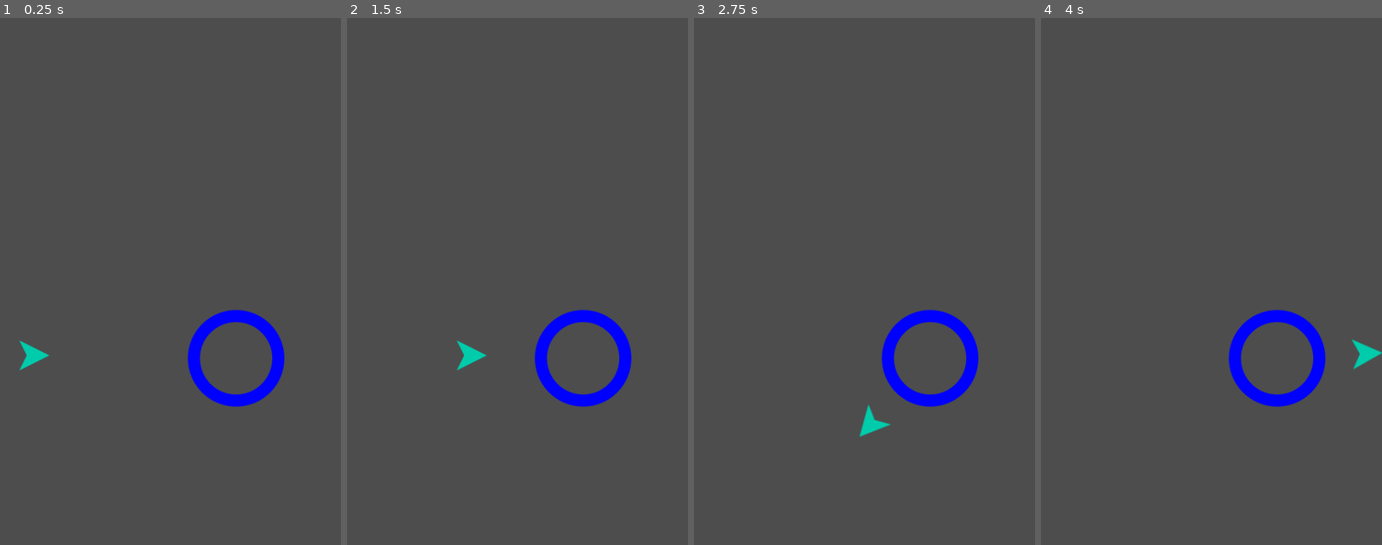
Above: before the commit, frames 1-4 (left to right).
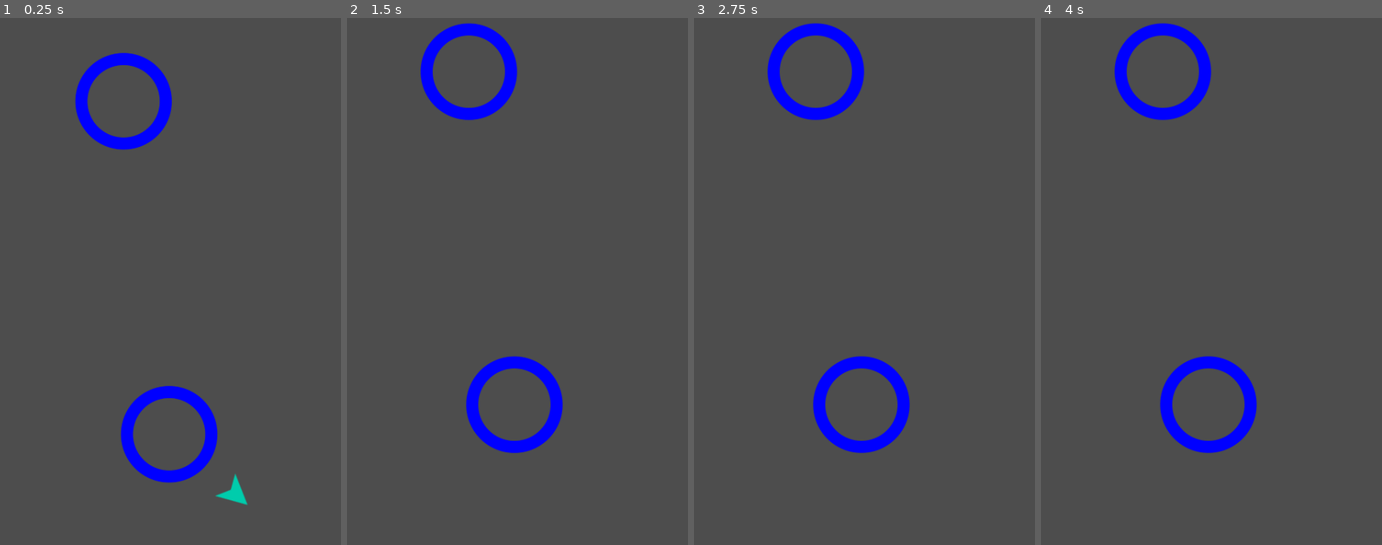
Above: after the commit, the same moments.

Repository: jrenato/circle_jump
Game: Godot game, scene res://Level/level.tscn
Two runs of this game, one before a commit and one after it. Both use one fixed random seed, a clock stepped at 60 frames per second and the inputs below.
Inputs (mouse positions are in pixels of both pictures, inside the frame that each line leads up to):
- Up to frame 1 (0.25 s): no input
- Up to frame 2 (1.5 s): move the mouse to (589, 228) at 0.52 s; click (589, 228) at 0.67 s; move the mouse to (445, 292) at 1.27 s; click (445, 292) at 1.42 s
- Up to frame 3 (2.75 s): move the mouse to (895, 123) at 2.02 s; click (895, 123) at 2.17 s
- Up to frame 4 (4 s): move the mouse to (1191, 381) at 2.77 s; click (1191, 381) at 2.92 s; move the mouse to (1313, 350) at 3.52 s; click (1313, 350) at 3.67 s

The runs differ from the first frame. In frame 1, 6.1% of the frame differs, in the area x 5-84%, y 6-93%; in frame 2, 5.4%; in frame 3, 5.4%; in frame 4, 5.4%.

Commit message:
Added jumping to circles

Diff:
--- a/Circle/circle.gd
+++ b/Circle/circle.gd
@@ -10,10 +10,11 @@
 
 
 func _ready() -> void:
-	init()
+	pass
 
 
-func init(_radius=radius):
+func init(_position: Vector2, _radius: int = radius):
+	position = _position
 	radius = _radius
 	collision_shape.shape = collision_shape.shape.duplicate()
 	collision_shape.shape.radius = radius
--- a/Jumper/jumper.gd
+++ b/Jumper/jumper.gd
@@ -1,4 +1,6 @@
 class_name Jumper extends Area2D
+
+signal captured(area: Area2D)
 
 var velocity: Vector2 = Vector2(100, 0)
 var jump_speed: int = 1000
@@ -20,9 +22,10 @@
 		position += velocity * delta
 
 
-func _unhandled_input(event: InputEvent) -> void:
-	if target and event is InputEventScreenTouch and event.pressed:
-		jump()
+func _input(event: InputEvent) -> void:
+	if event is InputEventScreenTouch or event is InputEventMouseButton:
+		if target:
+			jump()
 
 
 func jump() -> void:
@@ -33,3 +36,4 @@
 func _on_area_entered(area: Area2D) -> void:
 	target = area
 	velocity = Vector2.ZERO
+	captured.emit(area)
--- /dev/null
+++ b/Level/level.gd
@@ -0,0 +1,44 @@
+extends Node2D
+
+@export var circle_scene: PackedScene
+@export var jumper_scene: PackedScene
+
+var player: Jumper
+
+@onready var start_position: Marker2D = %StartPosition
+@onready var camera: Camera2D = %Camera2D
+
+
+# Called when the node enters the scene tree for the first time.
+func _ready() -> void:
+	randomize()
+	new_game()
+
+
+# Called every frame. 'delta' is the elapsed time since the previous frame.
+func _process(delta: float) -> void:
+	pass
+
+
+func new_game() -> void:
+	camera.position = start_position.position
+	player = jumper_scene.instantiate()
+	player.position = start_position.position
+	add_child(player)
+	player.captured.connect(_on_jumper_captured)
+	spawn_circle(start_position.position)
+
+
+func spawn_circle(_position: Vector2) -> void:
+	var circle: Circle = circle_scene.instantiate()
+	circle.position = _position
+	add_child(circle)
+	circle.init(circle.position)
+
+
+func _on_jumper_captured(target_area: Area2D) -> void:
+	camera.position = target_area.position
+	var next_circle_x: int = randi_range(-150, 150)
+	var next_circle_y: int = randi_range(-500, -400)
+	var next_circle_position: Vector2 = target_area.position + Vector2(next_circle_x, next_circle_y)
+	spawn_circle.call_deferred(next_circle_position)
--- a/Level/level.tscn
+++ b/Level/level.tscn
@@ -1,12 +1,20 @@
-[gd_scene load_steps=3 format=3 uid="uid://c654gl6qdi5ky"]
+[gd_scene load_steps=4 format=3 uid="uid://c654gl6qdi5ky"]
 
+[ext_resource type="Script" path="res://Level/level.gd" id="1_37qhi"]
 [ext_resource type="PackedScene" uid="uid://cj7a4lchc8gh8" path="res://Circle/circle.tscn" id="1_qvx3t"]
 [ext_resource type="PackedScene" uid="uid://klhics3c6r1a" path="res://Jumper/jumper.tscn" id="2_qsutf"]
 
 [node name="Level" type="Node2D"]
+script = ExtResource("1_37qhi")
+circle_scene = ExtResource("1_qvx3t")
+jumper_scene = ExtResource("2_qsutf")
 
-[node name="Circle" parent="." instance=ExtResource("1_qvx3t")]
-position = Vector2(335, 563)
+[node name="StartPosition" type="Marker2D" parent="."]
+unique_name_in_owner = true
+position = Vector2(250, 780)
 
-[node name="Jumper" parent="." instance=ExtResource("2_qsutf")]
-position = Vector2(31, 559)
+[node name="Camera2D" type="Camera2D" parent="."]
+unique_name_in_owner = true
+position = Vector2(241, 629)
+offset = Vector2(0, -200)
+position_smoothing_enabled = true
